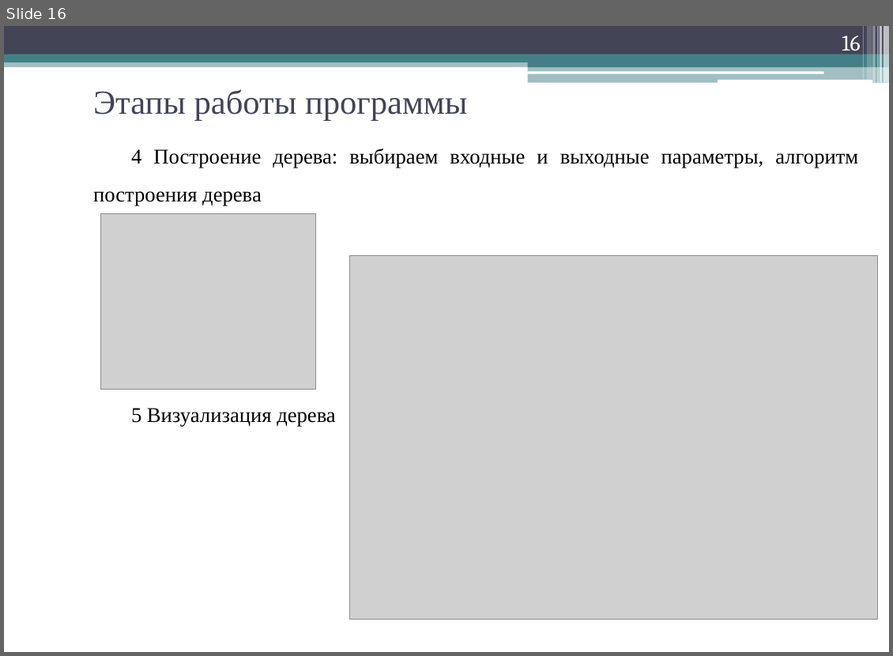
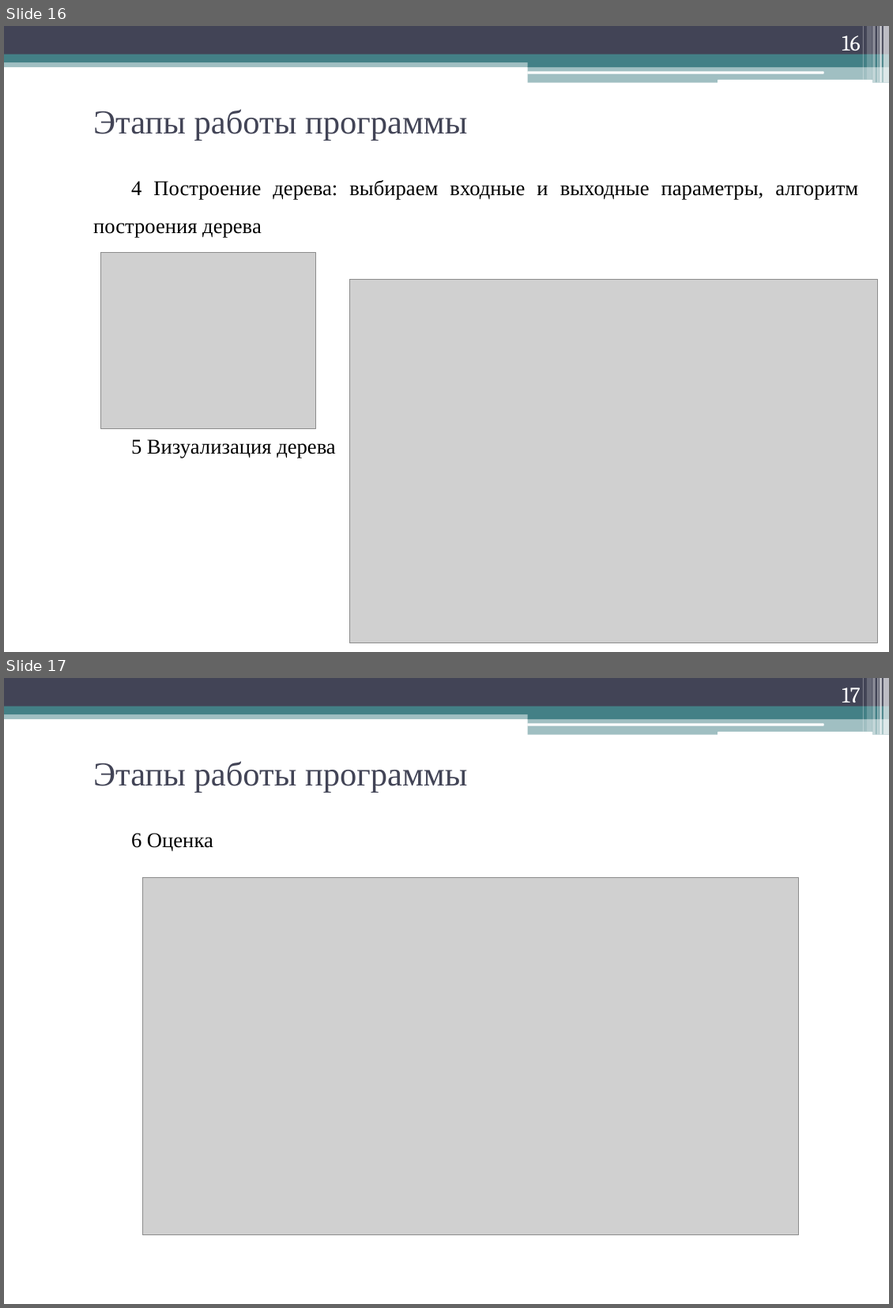
Before and after one commit to geper/DOC_decision_trees, a slide deck: Prezent.pptx. Shown one above the other, each under a label of ours: slide 16 before the commit, slides 16 and 17 after it. The pictures are 893x656 and 893x1308 pixels, drawn with LibreOffice and Linux fonts; fonts in the diff are those of the drawing; grey boxes stand for pictures. Boxes give left, top, right and bottom in pixels: in the first picture for what was removed or moved away, otherwise in the second. Text is boxed around its words. In the diff, an @@ line names an element or a change of style, - is before the commit and + after.

```diff
--- a/Prezent.pptx
+++ b/Prezent.pptx
@@ slide 17 added at <box>4,678,889,1304</box>, background #FFFFFF; not listed: 13 template elements that a slide beside it also shows @@
@@ page number added at <box>841,687,860,707</box>, 21 pt, text #FFFFFF @@
+17
@@ title added at <box>93,761,467,793</box>, 32 pt, text #424456 @@
+Этапы работы программы
@@ text added at <box>131,833,213,851</box>, 20 pt, text #000000 @@
+6 Оценка
@@ picture added at <box>142,878,799,1235</box> @@
@@ slide 16 changed as well @@
@@ title "Этапы работы программы": place and size @@
-title "Этапы работы программы" at <box>93,89,467,120</box>
+title "Этапы работы программы" at <box>93,109,467,141</box>
@@ text "4 Построение дерева: выбираем входные ...": place and size @@
-text "4 Построение дерева: выбираем входные ..." at <box>93,148,858,427</box>
+text "4 Построение дерева: выбираем входные ..." at <box>93,180,858,458</box>
@@ picture: place and size @@
-picture at <box>101,214,315,389</box>
+picture at <box>101,252,315,428</box>
@@ picture: place and size @@
-picture at <box>350,255,879,618</box>
+picture at <box>350,280,879,643</box>
```
Also in this commit, not shown: 12 other slides changed, 3 other files.
